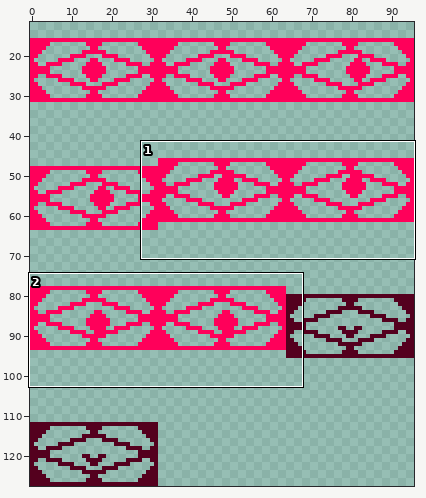
One commit to this sprite sheet: 2DGamesocool/Assets/maxsCoolSceneWithBlackjackAndHookers/duoArt/newZealand.png. Above, an overview of the earlier version with the close-up marked.
Close-up. The starting point:
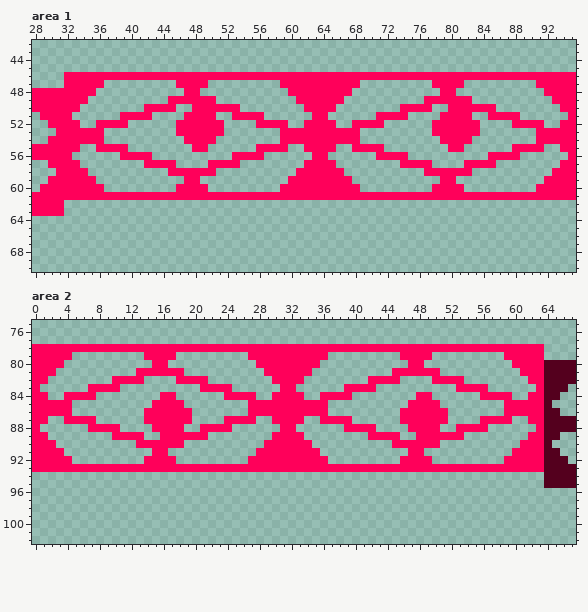
The file is 96x128 pixels. Shown: area 1: x 28..95, y 42..70; area 2: x 0..67, y 75..102. The wide view leaves out empty margins.
And afterwards:
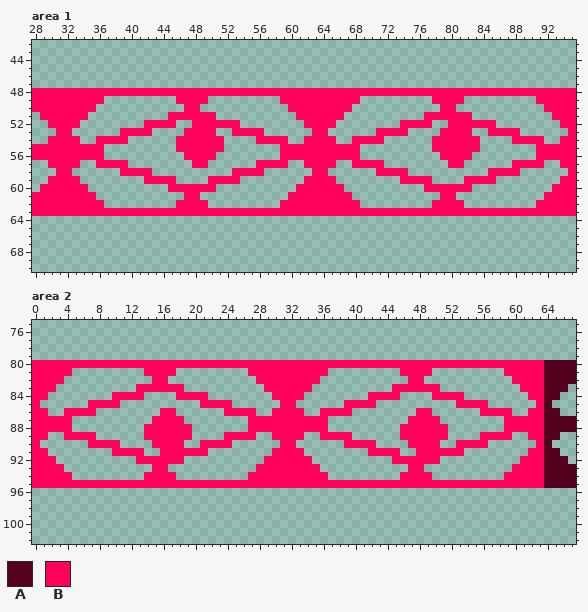
Palette (. is transparent): A #54001e  B #ff005a
Diff:
Area 1:
y 46: x 32..95 BBBBBBBBBBBBBBBBBBBBBBBBBBBBBBBBBBBBBBBBBBBBBBBBBBBBBBBBBBBBBBBB -> ................................................................
y 47: x 32..36 BBBBB -> .....; x 46..49 BBBB -> ....; x 59..68 BBBBBBBBBB -> ..........; x 78..81 BBBB -> ....; x 91..95 BBBBB -> .....
y 48: x 36..46 ........... -> BBBBBBBBBBB; x 49..59 ........... -> BBBBBBBBBBB; x 68..78 ........... -> BBBBBBBBBBB; x 81..91 ........... -> BBBBBBBBBBB
y 49: x 35..36 .. -> BB; x 45 B -> .; x 50 B -> .; x 59..60 .. -> BB; x 67..68 .. -> BB; x 77 B -> .; x 82 B -> .; x 91..92 .. -> BB
y 50: x 34..35 .. -> BB; x 42..45 BBBB -> ....; x 47 . -> B; x 49..53 BBBBB -> .....; x 60..61 .. -> BB; x 66..67 .. -> BB; x 74..77 BBBB -> ....; x 79 . -> B; x 81..85 BBBBB -> .....; x 92..93 .. -> BB
y 51: x 33..34 .. -> BB; x 39..42 BBBB -> ....; x 45..46 .. -> BB; x 53..56 BBBB -> ....; x 61..62 .. -> BB; x 65..66 .. -> BB; x 71..74 BBBB -> ....; x 77..78 .. -> BB; x 85..88 BBBB -> ....; x 93..94 .. -> BB
y 52: x 36..39 BBBB -> ....; x 42..47 ....BB -> BBBB..; x 52..53 .. -> BB; x 56..59 BBBB -> ....; x 68..71 BBBB -> ....; x 74..79 ....BB -> BBBB..; x 84..85 .. -> BB; x 88..91 BBBB -> ....
y 53: x 33..36 BBBB -> ....; x 39..42 .... -> BBBB; x 46 B -> .; x 51 B -> .; x 53..56 .... -> BBBB; x 59..62 BBBB -> ....; x 65..68 BBBB -> ....; x 71..74 .... -> BBBB; x 78 B -> .; x 83 B -> .; x 85..88 .... -> BBBB; x 91..94 BBBB -> ....
y 54: x 34..35 BB -> ..; x 37..39 ... -> BBB; x 46 . -> B; x 51 . -> B; x 56..58 ... -> BBB; x 60..61 BB -> ..; x 66..67 BB -> ..; x 69..71 ... -> BBB; x 78 . -> B; x 83 . -> B; x 88..90 ... -> BBB; x 92..93 BB -> ..
y 55: x 34..35 .. -> BB; x 37..39 BBB -> ...; x 46..47 .. -> BB; x 50..51 .. -> BB; x 56..58 BBB -> ...; x 60..61 .. -> BB; x 66..67 .. -> BB; x 69..71 BBB -> ...; x 78..79 .. -> BB; x 82..83 .. -> BB; x 88..90 BBB -> ...; x 92..93 .. -> BB
y 56: x 33..36 .... -> BBBB; x 39..42 BBBB -> ....; x 47..50 .... -> BBBB; x 53..56 BBBB -> ....; x 59..62 .... -> BBBB; x 65..68 .... -> BBBB; x 71..74 BBBB -> ....; x 79..82 .... -> BBBB; x 85..88 BBBB -> ....; x 91..94 .... -> BBBB
y 57: x 36..39 .... -> BBBB; x 42..45 BBBB -> ....; x 48..53 ..BBBB -> BB....; x 56..59 .... -> BBBB; x 68..71 .... -> BBBB; x 74..77 BBBB -> ....; x 80..85 ..BBBB -> BB....; x 88..91 .... -> BBBB
y 58: x 33..34 BB -> ..; x 39..42 .... -> BBBB; x 45..50 BBBBBB -> ......; x 53..56 .... -> BBBB; x 61..62 BB -> ..; x 65..66 BB -> ..; x 71..74 .... -> BBBB; x 77..82 BBBBBB -> ......; x 85..88 .... -> BBBB; x 93..94 BB -> ..
y 59: x 34..35 BB -> ..; x 42..45 .... -> BBBB; x 47..48 BB -> ..; x 50..53 .... -> BBBB; x 60..61 BB -> ..; x 66..67 BB -> ..; x 74..77 .... -> BBBB; x 79..80 BB -> ..; x 82..85 .... -> BBBB; x 92..93 BB -> ..
y 60: x 35..36 BB -> ..; x 45 . -> B; x 50 . -> B; x 59..60 BB -> ..; x 67..68 BB -> ..; x 77 . -> B; x 82 . -> B; x 91..92 BB -> ..
y 61: x 36..46 BBBBBBBBBBB -> ...........; x 49..59 BBBBBBBBBBB -> ...........; x 68..78 BBBBBBBBBBB -> ...........; x 81..91 BBBBBBBBBBB -> ...........
y 62: x 32..36 ..... -> BBBBB; x 46..49 .... -> BBBB; x 59..68 .......... -> BBBBBBBBBB; x 78..81 .... -> BBBB; x 91..95 ..... -> BBBBB
y 63: x 32..95 ................................................................ -> BBBBBBBBBBBBBBBBBBBBBBBBBBBBBBBBBBBBBBBBBBBBBBBBBBBBBBBBBBBBBBBB
Area 2:
y 78: x 0..63 BBBBBBBBBBBBBBBBBBBBBBBBBBBBBBBBBBBBBBBBBBBBBBBBBBBBBBBBBBBBBBBB -> ................................................................
y 79: x 0..4 BBBBB -> .....; x 14..17 BBBB -> ....; x 27..36 BBBBBBBBBB -> ..........; x 46..49 BBBB -> ....; x 59..63 BBBBB -> .....
y 80: x 4..14 ........... -> BBBBBBBBBBB; x 17..27 ........... -> BBBBBBBBBBB; x 36..46 ........... -> BBBBBBBBBBB; x 49..59 ........... -> BBBBBBBBBBB
y 81: x 3..4 .. -> BB; x 13 B -> .; x 18 B -> .; x 27..28 .. -> BB; x 35..36 .. -> BB; x 45 B -> .; x 50 B -> .; x 59..60 .. -> BB
y 82: x 2..3 .. -> BB; x 10..13 BBBB -> ....; x 15..16 .. -> BB; x 18..21 BBBB -> ....; x 28..29 .. -> BB; x 34..35 .. -> BB; x 42..45 BBBB -> ....; x 47..48 .. -> BB; x 50..53 BBBB -> ....; x 60..61 .. -> BB
y 83: x 1..2 .. -> BB; x 7..10 BBBB -> ....; x 13..18 ...... -> BBBBBB; x 21..24 BBBB -> ....; x 29..30 .. -> BB; x 33..34 .. -> BB; x 39..42 BBBB -> ....; x 45..50 ...... -> BBBBBB; x 53..56 BBBB -> ....; x 61..62 .. -> BB
y 84: x 4..7 BBBB -> ....; x 10..13 .... -> BBBB; x 16..21 BB.... -> ..BBBB; x 24..27 BBBB -> ....; x 36..39 BBBB -> ....; x 42..45 .... -> BBBB; x 48..53 BB.... -> ..BBBB; x 56..59 BBBB -> ....
y 85: x 1..4 BBBB -> ....; x 7..10 .... -> BBBB; x 15..18 BBBB -> ....; x 21..24 .... -> BBBB; x 27..30 BBBB -> ....; x 33..36 BBBB -> ....; x 39..42 .... -> BBBB; x 47..50 BBBB -> ....; x 53..56 .... -> BBBB; x 59..62 BBBB -> ....
y 86: x 2..3 BB -> ..; x 5..7 ... -> BBB; x 14..15 BB -> ..; x 18..19 BB -> ..; x 24..26 ... -> BBB; x 28..29 BB -> ..; x 34..35 BB -> ..; x 37..39 ... -> BBB; x 46..47 BB -> ..; x 50..51 BB -> ..; x 56..58 ... -> BBB; x 60..61 BB -> ..
y 87: x 2..3 .. -> BB; x 5..7 BBB -> ...; x 14 B -> .; x 19 B -> .; x 24..26 BBB -> ...; x 28..29 .. -> BB; x 34..35 .. -> BB; x 37..39 BBB -> ...; x 46 B -> .; x 51 B -> .; x 56..58 BBB -> ...; x 60..61 .. -> BB
y 88: x 1..4 .... -> BBBB; x 7..10 BBBB -> ....; x 14 . -> B; x 19 . -> B; x 21..24 BBBB -> ....; x 27..30 .... -> BBBB; x 33..36 .... -> BBBB; x 39..42 BBBB -> ....; x 46 . -> B; x 51 . -> B; x 53..56 BBBB -> ....; x 59..62 .... -> BBBB
y 89: x 4..7 .... -> BBBB; x 10..15 BBBB.. -> ....BB; x 20..21 BB -> ..; x 24..27 .... -> BBBB; x 36..39 .... -> BBBB; x 42..47 BBBB.. -> ....BB; x 52..53 BB -> ..; x 56..59 .... -> BBBB
y 90: x 1..2 BB -> ..; x 7..10 .... -> BBBB; x 13..14 BB -> ..; x 21..24 .... -> BBBB; x 29..30 BB -> ..; x 33..34 BB -> ..; x 39..42 .... -> BBBB; x 45..46 BB -> ..; x 53..56 .... -> BBBB; x 61..62 BB -> ..
y 91: x 2..3 BB -> ..; x 10..13 .... -> BBBB; x 15 B -> .; x 17..21 ..... -> BBBBB; x 28..29 BB -> ..; x 34..35 BB -> ..; x 42..45 .... -> BBBB; x 47 B -> .; x 49..53 ..... -> BBBBB; x 60..61 BB -> ..
y 92: x 3..4 BB -> ..; x 13 . -> B; x 18 . -> B; x 27..28 BB -> ..; x 35..36 BB -> ..; x 45 . -> B; x 50 . -> B; x 59..60 BB -> ..
y 93: x 4..14 BBBBBBBBBBB -> ...........; x 17..27 BBBBBBBBBBB -> ...........; x 36..46 BBBBBBBBBBB -> ...........; x 49..59 BBBBBBBBBBB -> ...........
y 94: x 0..4 ..... -> BBBBB; x 14..17 .... -> BBBB; x 27..36 .......... -> BBBBBBBBBB; x 46..49 .... -> BBBB; x 59..63 ..... -> BBBBB
y 95: x 0..63 ................................................................ -> BBBBBBBBBBBBBBBBBBBBBBBBBBBBBBBBBBBBBBBBBBBBBBBBBBBBBBBBBBBBBBBB
Pixel boxes of the changes (left, top, right, bottom) in both close-ups:
changed: (64, 72, 576, 216)
changed: (32, 344, 544, 488)
